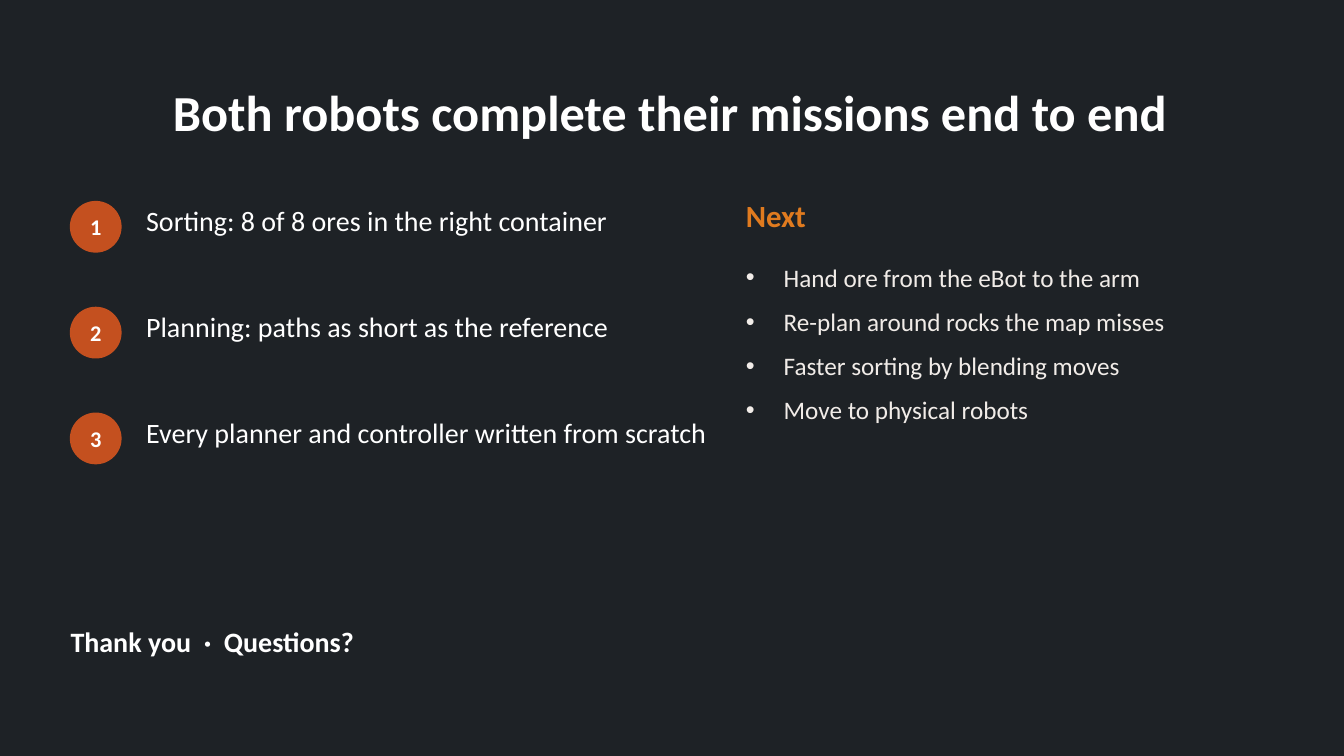
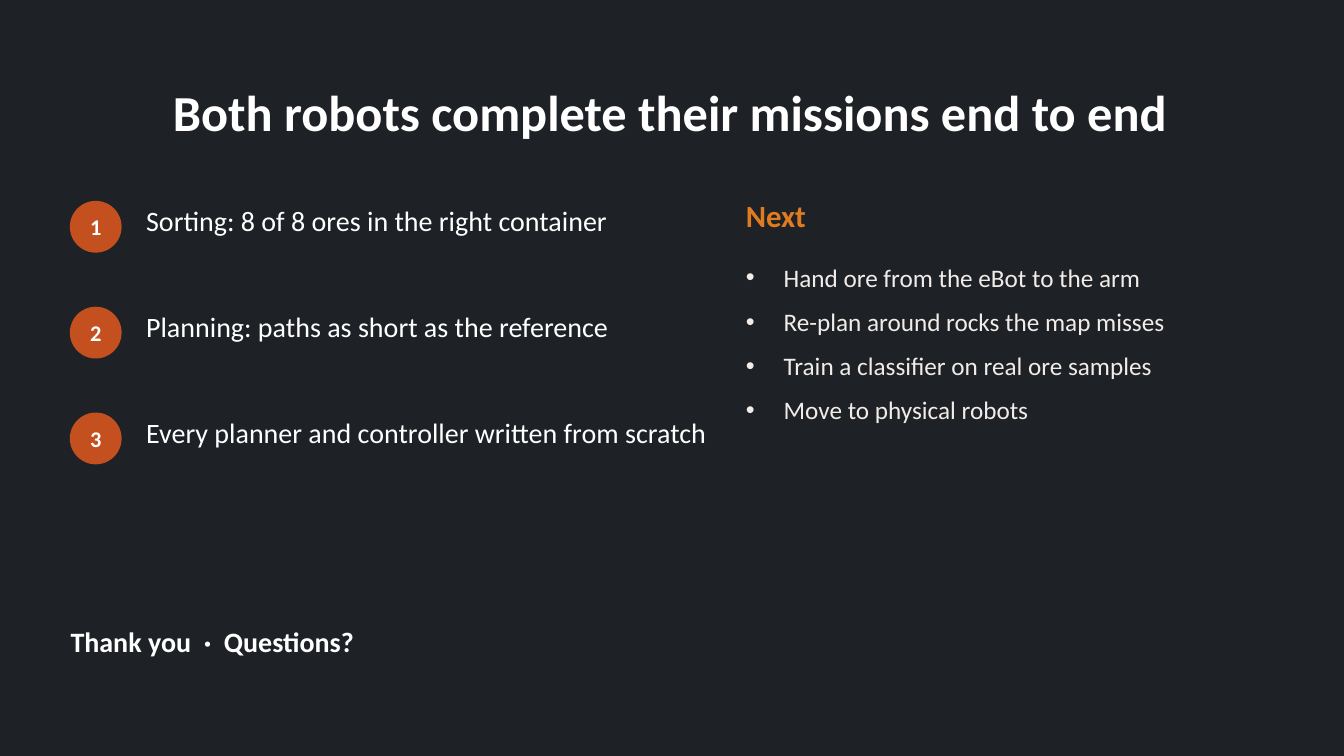
Before and after one commit to saihardhikreddy/strata-cobot, a slide deck: slide 14 of docs/Strata_Cobot_Presentation.pptx (slide 13 before the commit). Drawn at 1344x756 pixels with LibreOffice and Linux fonts; fonts in the diff are those of the drawing. Boxes give left, top, right and bottom in pixels: in the first picture for what was removed or moved away, otherwise in the second. Text is boxed around its words. In the diff, an @@ line names an element or a change of style, - is before the commit and + after.

```diff
--- a/docs/Strata_Cobot_Presentation.pptx
+++ b/docs/Strata_Cobot_Presentation.pptx
@@ text at (x1=784, y1=357, x2=1151, y2=379): text changed @@
-• Faster sorting by blending moves
+• Train a classifier on real ore samples
```
Also in this commit, not shown: 1 other slide changed, 2 slides added, 1 slide removed.
